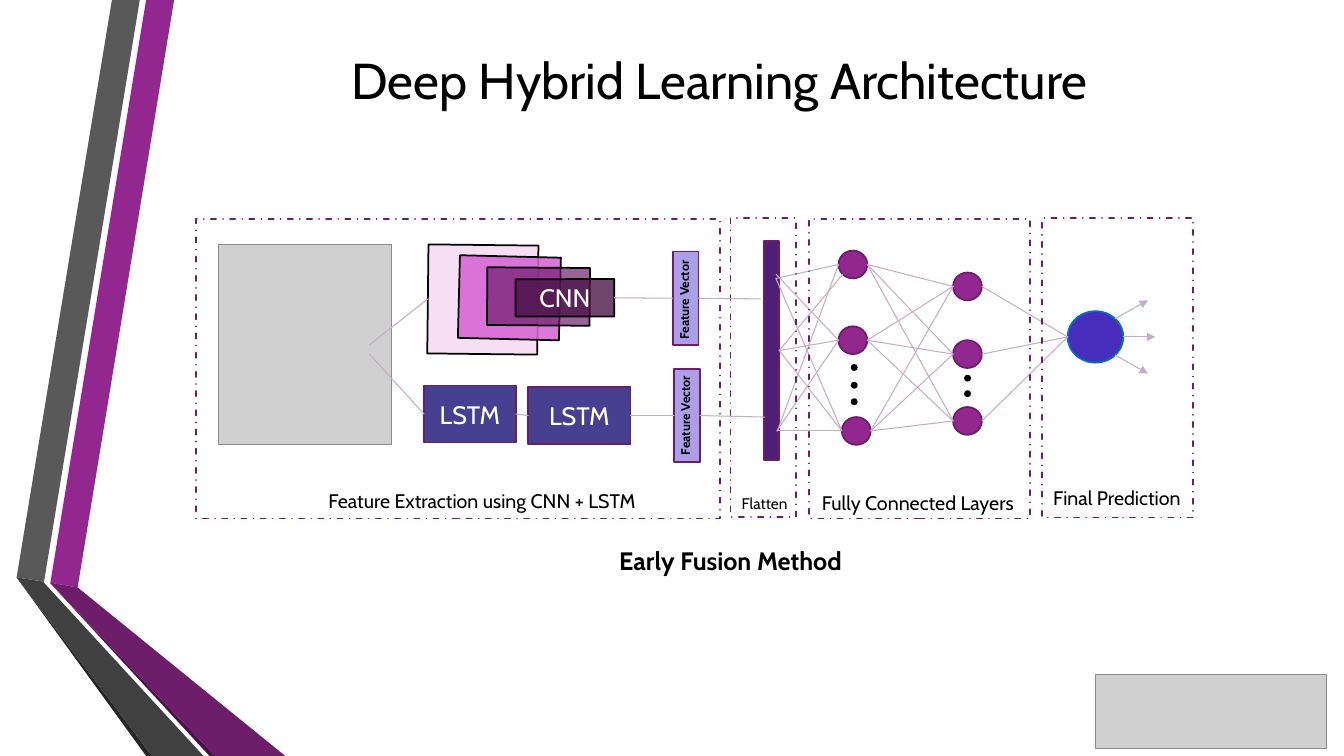
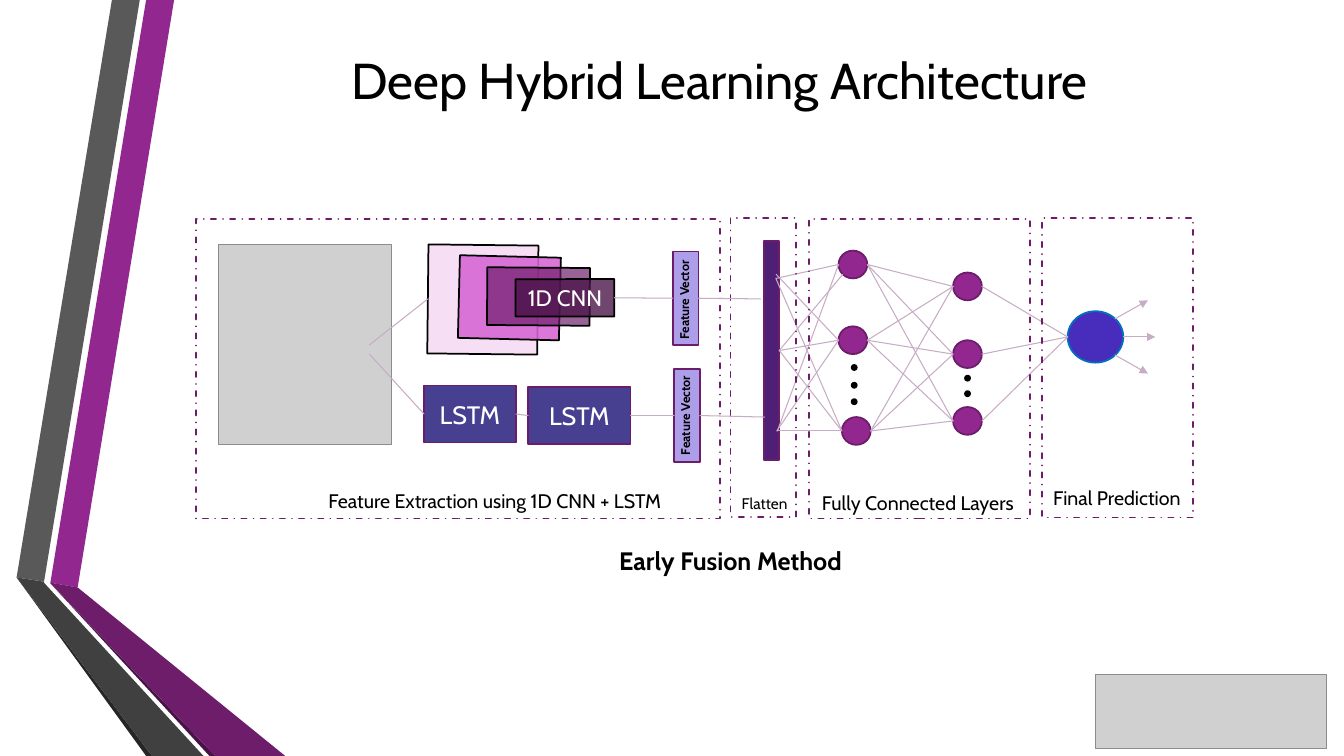
Before and after one commit to adib0073/NUMODRIL, a slide deck: slide 8 of Presentation/GIDS_2020.pptx. Drawn at 1344x756 pixels with LibreOffice and Linux fonts; fonts in the diff are those of the drawing; grey boxes stand for pictures; background and template pictures are left out. Boxes give left, top, right and bottom in pixels: in the first picture for what was removed or moved away, otherwise in the second. Text is boxed around its words. In the diff, an @@ line names an element or a change of style, - is before the commit and + after.

```diff
--- a/Presentation/GIDS_2020.pptx
+++ b/Presentation/GIDS_2020.pptx
@@ text in rectangle at box(528, 290, 602, 307): text changed; size 18 to 16 pt @@
-CNN
+1D CNN
@@ text at box(328, 494, 661, 513): text changed @@
-Feature Extraction using CNN + LSTM
+Feature Extraction using 1D CNN + LSTM
```
Also in this commit, not shown: 7 other slides changed.
